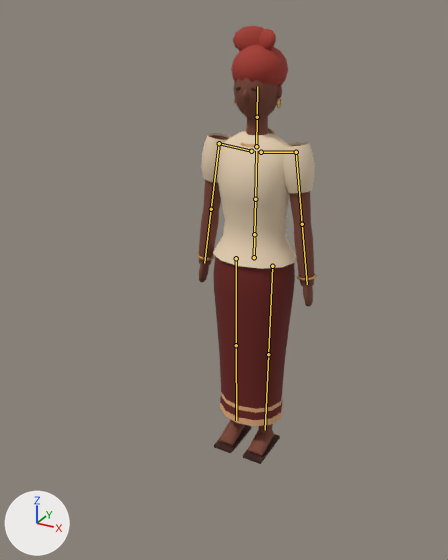
The glTF model gold-coast/art/models/characters/player_character.glb: old version first, new version second.
Both versions are drawn from a 50 mm lens placed at (1.045, -2.161, 1.87), pointed at (-0.008, -0.247, 0.913). Every picture has the same lights, and +X, +Y and +Z are marked at lower left. The older version comes first. The bones that change, and the others that lie on the model, are drawn over the model as lines.

Names of what the first picture shows: 'Body'.
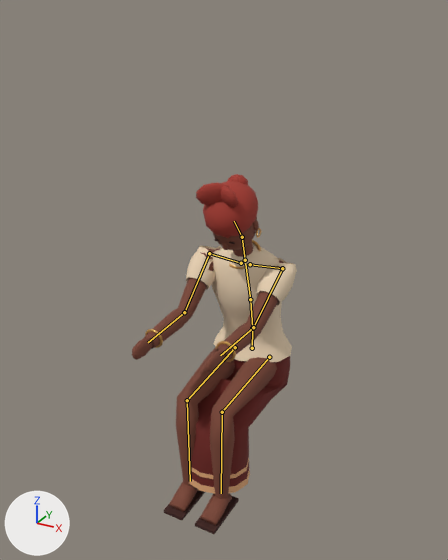
The newer file adds an action. The first version stands in its rest pose; the second is drawn at frame 12 of the action 'sew'.

Pixel boxes [x1, y1, x2, y2] of what changed, in the pictures (448 x 560 px):
'Body', posed (37% wider, 18% shorter): before [197, 26, 317, 464]; after [132, 174, 297, 534]
bone 'Hips', root to tip: before (254, 257) to (254, 237); after (252, 348) to (252, 330)
bone 'LeftUpperLeg', root to tip: before (272, 266) to (268, 354); after (269, 357) to (222, 412)
bone 'LeftLowerLeg', root to tip: before (268, 354) to (265, 430); after (222, 412) to (221, 493)
bone 'RightUpperLeg', root to tip: before (236, 258) to (236, 345); after (235, 347) to (187, 400)
bone 'RightLowerLeg', root to tip: before (236, 345) to (236, 420); after (187, 400) to (190, 481)
bone 'Spine', root to tip: before (254, 234) to (255, 199); after (252, 328) to (250, 299)
bone 'Chest', root to tip: before (255, 199) to (256, 151); after (250, 299) to (245, 263)
bone 'LeftUpperArm', root to tip: before (296, 152) to (302, 224); after (282, 268) to (253, 327)
bone 'LeftLowerArm', root to tip: before (302, 224) to (307, 284); after (253, 327) to (220, 355)
bone 'Head', root to tip: before (257, 117) to (257, 86); after (242, 237) to (234, 221)
bone 'RightUpperArm', root to tip: before (219, 143) to (211, 209); after (209, 253) to (184, 312)
bone 'RightLowerArm', root to tip: before (211, 209) to (204, 263); after (184, 312) to (148, 342)

Diff of the bpy script that builds the scene:
```diff
--- a/gold-coast/art/models/characters/player_character.glb.py
+++ b/gold-coast/art/models/characters/player_character.glb.py
@@ bone_hips @@
 bone_hips = bpy.data.objects['Armature'].pose.bones['Hips']
-bone_hips.location = (0.0, 0.0, 0.0)
+bone_hips.location = (0.0, -0.43, 0.0)
@@ bone_leftupperleg @@
 bone_leftupperleg = bpy.data.objects['Armature'].pose.bones['LeftUpperLeg']  # child of 'Hips'
-bone_leftupperleg.rotation_quaternion = (1.0, 0.0, 0.0, 0.0)  # degrees (0, 0, 0)
+bone_leftupperleg.rotation_quaternion = (-0.731, 0.682, -0.008, -0.008)  # degrees (-86, 1, 0)
@@ bone_leftlowerleg @@
 bone_leftlowerleg = bpy.data.objects['Armature'].pose.bones['LeftLowerLeg']  # child of 'LeftUpperLeg'
-bone_leftlowerleg.rotation_quaternion = (1.0, 0.0, 0.0, 0.0)  # degrees (0, 0, 0)
+bone_leftlowerleg.rotation_quaternion = (0.731, 0.682, -0.008, -0.008)  # degrees (86, 0, -1)
@@ bone_rightupperleg @@
 bone_rightupperleg = bpy.data.objects['Armature'].pose.bones['RightUpperLeg']  # child of 'Hips'
-bone_rightupperleg.rotation_quaternion = (1.0, 0.0, 0.0, 0.0)  # degrees (0, 0, 0)
+bone_rightupperleg.rotation_quaternion = (-0.731, 0.682, 0.008, 0.008)  # degrees (-86, -1, 0)
@@ bone_rightlowerleg @@
 bone_rightlowerleg = bpy.data.objects['Armature'].pose.bones['RightLowerLeg']  # child of 'RightUpperLeg'
-bone_rightlowerleg.rotation_quaternion = (1.0, 0.0, 0.0, 0.0)  # degrees (0, 0, 0)
+bone_rightlowerleg.rotation_quaternion = (0.731, 0.682, 0.008, 0.008)  # degrees (86, 0, 1)
@@ bone_spine @@
 bone_spine = bpy.data.objects['Armature'].pose.bones['Spine']  # child of 'Hips'
-bone_spine.rotation_quaternion = (1.0, 0.0, 0.0, 0.0)  # degrees (0, 0, 0)
+bone_spine.rotation_quaternion = (0.996, 0.087, 0.0, 0.0)  # degrees (10, 0, 0)
@@ bone_chest @@
 bone_chest = bpy.data.objects['Armature'].pose.bones['Chest']  # child of 'Spine'
-bone_chest.rotation_quaternion = (1.0, 0.0, 0.0, 0.0)  # degrees (0, 0, 0)
+bone_chest.rotation_quaternion = (0.999, 0.052, 0.0, 0.0)  # degrees (6, 0, 0)
@@ bone_leftupperarm @@
 bone_leftupperarm = bpy.data.objects['Armature'].pose.bones['LeftUpperArm']  # child of 'LeftShoulder'
-bone_leftupperarm.rotation_quaternion = (1.0, 0.0, 0.0, 0.0)  # degrees (0, 0, 0)
+bone_leftupperarm.rotation_quaternion = (0.803, -0.595, -0.031, -0.013)  # degrees (-73, -4, 1)
@@ bone_leftlowerarm @@
 bone_leftlowerarm = bpy.data.objects['Armature'].pose.bones['LeftLowerArm']  # child of 'LeftUpperArm'
-bone_leftlowerarm.rotation_quaternion = (1.0, 0.0, 0.0, 0.0)  # degrees (0, 0, 0)
+bone_leftlowerarm.rotation_quaternion = (0.951, -0.303, -0.043, -0.043)  # degrees (-35, -6, -3)
@@ bone_head @@
 bone_head = bpy.data.objects['Armature'].pose.bones['Head']  # child of 'Neck'
-bone_head.rotation_quaternion = (1.0, 0.0, 0.0, 0.0)  # degrees (0, 0, 0)
+bone_head.rotation_quaternion = (0.982, 0.191, 0.0, 0.0)  # degrees (22, 0, 0)
@@ bone_rightupperarm @@
 bone_rightupperarm = bpy.data.objects['Armature'].pose.bones['RightUpperArm']  # child of 'RightShoulder'
-bone_rightupperarm.rotation_quaternion = (1.0, 0.0, 0.0, 0.0)  # degrees (0, 0, 0)
+bone_rightupperarm.rotation_quaternion = (0.828, -0.559, 0.029, 0.006)  # degrees (-68, 3, -1)
@@ bone_rightlowerarm @@
 bone_rightlowerarm = bpy.data.objects['Armature'].pose.bones['RightLowerArm']  # child of 'RightUpperArm'
-bone_rightlowerarm.rotation_quaternion = (1.0, 0.0, 0.0, 0.0)  # degrees (0, 0, 0)
+bone_rightlowerarm.rotation_quaternion = (0.951, -0.303, 0.043, 0.043)  # degrees (-35, 6, 3)
```
